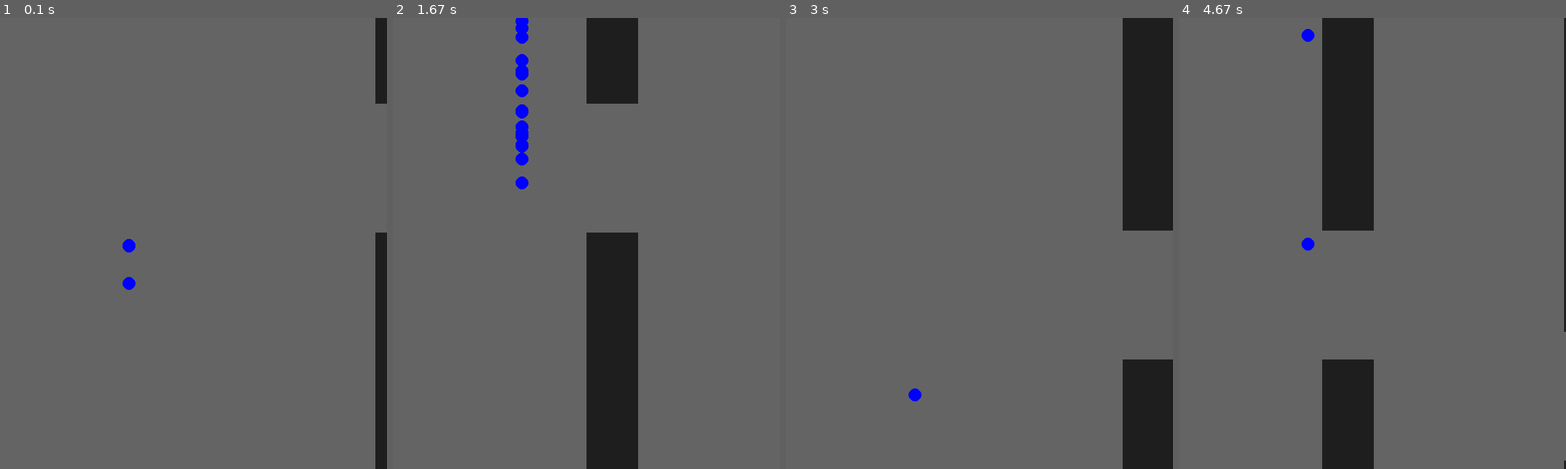
Above: before the commit, frames 1-4 (left to right).
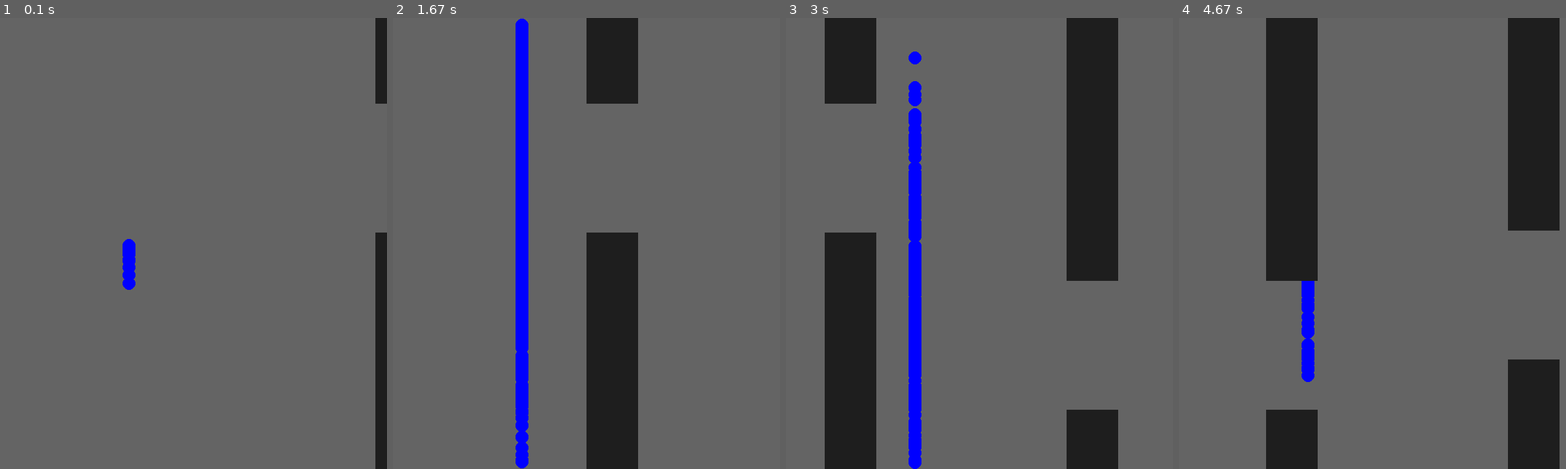
Above: after the commit, the same moments.

Repository: robaldis/FlappyBird
Game: pygame game, started from FlappyGame/main.py
The game is run twice, just before and just after one commit, with the same random seed, the same clock (stepped at 60 frames per second) and the same inputs.
Inputs:
- Up to frame 1 (0.1 s): no input
- Up to frame 2 (1.67 s): no input
- Up to frame 3 (3 s): no input
- Up to frame 4 (4.67 s): tap Space every 0.33 s from 3.33 to 4.33 s

The runs differ from the first frame. In frame 1, 0.2% of the frame differs, in the area x 31-35%, y 51-58%; in frame 2, 2.5%; in frame 3, 31%, in the area x 10-100%, y 0-100%; in frame 4, 30%.

Commit message:
Working on the genetic algo and mutation func

Diff:
--- a/FlappyGame/bird.py
+++ b/FlappyGame/bird.py
@@ -16,7 +16,7 @@
         self.bheight = 10
         self.bwidth = 10
         if brain == None:
-            self.brain = nn.NeuralNetwrok(2,6,1, 0.1)
+            self.brain = nn.NeuralNetwrok(5,6,1, 0.1)
         else:
             self.brain = brain
 
@@ -37,16 +37,22 @@
                 closest = pipe
                 closestD = d
 
+
         input = []
         if (closest != None):
             # Inputs
-            input.append(self.x - closest.x)
-            input.append(self.y - closest.top)
+            input.append(self.y)
+            input.append(closest.x)
+            input.append(closest.top)
+            input.append(closest.bottom)
+            input.append(self.vel)
 
-        if (len(input) != 2):
+        if (len(input) != 5):
             print("ERROR")
             input.append(0)
             input.append(0)
+            input.append(0)
+
         # Brain predicts if it should flap or not
         output = self.brain.predict(input)
         # To Flap or not to Flap
@@ -54,13 +60,19 @@
             self.up()
 
 
-    def mutate(self,n):
-        self.brain.mutate(n)
+    def mutate(self, rate):
+        self.brain.mutate(self.brain.weights_ho, rate)
+        self.brain.mutate(self.brain.weights_ih, rate)
+        self.brain.mutate(self.brain.bias_h, rate)
+        self.brain.mutate(self.brain.bias_o, rate)
+
 
 
     def update(self):
         self.vel += self.gravity
         self.y += self.vel
+
+        self.score += 1
 
         if (self.y >= self.height - self.bheight):
               self.y = self.height - self.bheight
--- a/FlappyGame/main.py
+++ b/FlappyGame/main.py
@@ -6,7 +6,7 @@
 WIDTH = 600
 HEIGHT = 700
 
-GEN_SIZE = 100
+GEN_SIZE = 2000
 
 BLUE = (0,0,255)
 GREY = (30,30,30)
@@ -19,11 +19,14 @@
 savedBirds = list()
 pipes = []
 
+generation = 1
+print (f"Generation Number: {generation}")
+
 pcounter = 125
 
 
 # Start the first generation of birds
-for i in range(GEN_SIZE):
+for i in range(20000):
     birds.append(Bird(WIDTH, HEIGHT))
 
 
@@ -42,6 +45,7 @@
     if pygame.key.get_pressed()[pygame.K_SPACE]:
         bird.up()
 
+    # pygame.draw.circle(game_display, BLUE, (int(birds[0].x), int(birds[0].y)), birds[0].size)
     # Update All the birds
     for bird in birds:
         # Updating the bird
@@ -53,19 +57,25 @@
 
         # For each bird check each pipe to see if it has hit
         for pipe in pipes:
-            if (pipe.scored(bird)):
-                print("Scored")
-
             if (pipe.hits(bird)):
                 # Remove the bird from the list
                 savedBirds.append(bird)
                 birds.remove(bird)
                 continue #
         if bird.y > HEIGHT - 20:
-            if (bird):
-                # Remove the bird from the list
-                savedBirds.append(bird)
+            # Remove the bird from the list
+            savedBirds.append(bird)
+            try:
                 birds.remove(bird)
+            except:
+                continue
+        if bird.y < (0 + 20):
+            # Remove the bird from the list
+            savedBirds.append(bird)
+            try:
+                birds.remove(bird)
+            except:
+                continue
 
     # Update and draw pipes
     for pipe in pipes:
@@ -84,38 +94,60 @@
     pass
 
 
+def normalize(birds):
+    for i in range(len(birds)):
+        birds[i].score = pow(birds[i].score, 2)
+
+
+
 def calculateFitness():
     sum = 0
     for bird in savedBirds:
         sum += bird.score
-        print(f"score {bird.score}")
 
-    print(f"this is the sum {sum}")
     for bird in savedBirds:
-        bird.fitness += bird.score / sum
+        bird.fitness = bird.score / sum
 
 
 def pickOne():
     fitness = 0
+    index = 0
     bird = None
-    for sbird in savedBirds:
-        if sbird.fitness > fitness:
-            fitness = sbird.fitness
-            bird = sbird
-    child = Bird(WIDTH,HEIGHT, bird.brain)
-    #child.mutate(random.uniform(0,0.1))
+    r = random.random()
+    while (r >  0):
+        r = r - savedBirds[index].fitness
+        index += 1
+
+
+    for b in savedBirds:
+        if (fitness < b.fitness):
+            fitness = b.fitness
+            bird = b
+    index -= 1
+    # bird = savedBirds[index]
+    child = Bird(WIDTH,HEIGHT, bird.brain.copy())
+    #print (child.brain.weights_ho)
+    child.mutate(0.2)
+    #print (child.brain.weights_ho)
 
     return child
 
 
 def nextGeneration():
+    global generation, savedBirds
+    generation += 1
+    print (f"Generation Number: {generation}")
 
+
+    # normalize(savedBirds)
     calculateFitness()
 
     # Make a new generation
     for i in range(GEN_SIZE):
         birds.append(pickOne())
     savedBirds = list()
+    #for i in range (len(birds)):
+        #birds[i].mutate()
 
 
 def drawPipes(pipes):
--- a/FlappyGame/neuralNetwork.py
+++ b/FlappyGame/neuralNetwork.py
@@ -1,33 +1,42 @@
-from numpy import *
+import numpy as np
 from random import *
 import math
 import scipy.special
 
 
 def matrixAdd(a, b):
-    for i in range((size(a, 0))):
-        for j in range(size(a, 1)):
+    for i in range((np.size(a, 0))):
+        for j in range(np.size(a, 1)):
             a[i][j] += b[i][j]
 
 class NeuralNetwrok (object):
 
-    def __init__(self,input_nodes,hidden_nodes, output_nodes,lr):
+    def __init__(self,input_nodes,hidden_nodes, output_nodes,lr, oldBrain = None):
         self.input_nodes = input_nodes
         self.hidden_nodes = hidden_nodes
         self.output_nodes = output_nodes
 
-        # Make the weights between the input and hidden and hidden and output
-        self.weights_ih = ndarray(shape = (self.hidden_nodes, self.input_nodes))
-        self.weights_ho = ndarray(shape = (self.output_nodes, self.hidden_nodes))
-        # randomise the weights
-        self.weights_ih = self.randomWeights(self.weights_ih)
-        self.weights_ho = self.randomWeights(self.weights_ho)
+        if (oldBrain != None):
+            self.weights_ih = oldBrain.weights_ih
+            self.weights_ho = oldBrain.seights_ho
+            self.bias_h = oldbrain.bias_h
+            self.bias_o = oldbrain.bias_o
 
-        # Create the bias arrays
-        self.bias_h = ndarray(shape = (self.hidden_nodes,1))
-        self.bias_o = ndarray(shape = (self.output_nodes, 1))
-        self.bias_h = self.randomWeights(self.bias_h)
-        self.bias_o = self.randomWeights(self.bias_o)
+
+        else:
+            # Make the weights between the input and hidden and hidden and output
+            self.weights_ih = np.ndarray(shape = (self.hidden_nodes, self.input_nodes))
+            self.weights_ho = np.ndarray(shape = (self.output_nodes, self.hidden_nodes))
+            # randomise the weights
+            self.weights_ih = self.randomWeights(self.weights_ih)
+            self.weights_ho = self.randomWeights(self.weights_ho)
+
+            # Create the bias arrays
+            self.bias_h = np.ndarray(shape = (self.hidden_nodes,1))
+            self.bias_o = np.ndarray(shape = (self.output_nodes, 1))
+            self.bias_h = self.randomWeights(self.bias_h)
+            self.bias_o = self.randomWeights(self.bias_o)
+
 
         self.lr = lr
 
@@ -39,22 +48,22 @@
 
     def predict(self, inputArray):
         # convert inputs list to 2d array
-        input = array(inputArray, ndmin=2).T
+        input = np.array(inputArray, ndmin=2).T
 
         # Calculate singnals into the hidden layer
-        hiddenInput = dot(self.weights_ih, input)
+        hiddenInput = np.dot(self.weights_ih, input)
         hiddenInput = hiddenInput + self.bias_h
         hiddenOutput = self.activation_function(hiddenInput)
         # hiddenOutput = matrix.transpose(hiddenOutput)
 
 
         # Calclate signals into the final layer
-        finalInput = dot(self.weights_ho, hiddenOutput)
+        finalInput = np.dot(self.weights_ho, hiddenOutput)
         finalInput = finalInput + self.bias_o
         finalOutput = self.activation_function(finalInput)
 
-        for i in range((size(finalOutput, 0))):
-            for j in range(size(finalOutput, 1)):
+        for i in range((np.size(finalOutput, 0))):
+            for j in range(np.size(finalOutput, 1)):
                 finalOutput[i][j] = round(finalOutput[i][j], 2)
 
 
@@ -64,20 +73,20 @@
     def gradientDecent(self, inputArray, targetArray):
 
         # convert inputs list to 2d array
-        input = array(inputArray, ndmin=2).T
+        input = np.array(inputArray, ndmin=2).T
 
         # Calculate singnals into the hidden layer
-        hiddenInput = dot(self.weights_ih, input)
+        hiddenInput = np.dot(self.weights_ih, input)
         hiddenInput = hiddenInput + self.bias_h
         hiddenOutput = self.activation_function(hiddenInput)
         # hiddenOutput = matrix.transpose(hiddenOutput)
 
         # Calclate signals into the final layer
-        finalInputs = dot(self.weights_ho, hiddenOutput)
+        finalInputs = np.dot(self.weights_ho, hiddenOutput)
         finalInputs = finalInputs + self.bias_o
         finalOutputs = self.activation_function(finalInputs)
 
-        target = array(targetArray, ndmin=2).T
+        target = np.array(targetArray, ndmin=2).T
 
         # Calculate the errors for the output layer
         outputErrors = target - finalOutputs
@@ -86,7 +95,7 @@
         outputGradiants = outputGradiants * self.lr
 
         # Calclate deltas
-        hidden_T = matrix.transpose(hiddenOutput)
+        hidden_T = np.matrix.transpose(hiddenOutput)
         weights_ho_deltas = outputGradiants * hidden_T
 
         # Change the weights by the deltas
@@ -95,7 +104,7 @@
         self.bias_o += outputGradiants
 
         # Calculate the hidden layer errors
-        who_T = matrix.transpose(self.weights_ho)
+        who_T = np.matrix.transpose(self.weights_ho)
         hiddenErrors = who_T * outputErrors
 
         # Hidden layer gradiant
@@ -104,7 +113,7 @@
         hiddenGradiants = hiddenGradiants * self.lr
 
         # Calculate deltas
-        input_t = matrix.transpose(input)
+        input_t = np.matrix.transpose(input)
         weights_ih_deltas = hiddenGradiants * input_t
 
         # change the weights by the deltas
@@ -115,19 +124,37 @@
 
 
     def copy(self):
-        return NeuralNetwrok(self)
 
-    def mutate(self, mutation):
-        # Add in how the weights mutate
-        self.weights_ho = self.weights_ho + mutation
-        self.weights_ih = self.weights_ih + mutation
-        self.bias_h = self.bias_h + mutation
-        self.bias_o = self.bias_o + mutation
-        pass
+        tempBrain = NeuralNetwrok(self.input_nodes, self.hidden_nodes, self.output_nodes, self)
+        return tempBrain
+
+    def mutate(self, list, probability):
+        # # Mutation changes a single gene in each offspring randomly.
+        # for idx in range(weight.shape[0]):
+        #     for idy in range (weight.shape[1]):
+        #         r = random()
+        #         if (r < rate):
+        #             # The random value to be added to the gene.
+        #             random_value = uniform(-1.0, 1.0)
+        #
+        #             weight[idx, idy] = weight[idx, idy] + (random_value * 0.01)
+        #
+        # # return weight
+
+        temp = list   # Cast to numpy array
+        shape = temp.shape       # Store original shape
+        temp = temp.flatten()    # Flatten to 1D
+        num_to_change = int(len(temp) * probability)
+        inds = np.random.choice(
+            temp.size, size=num_to_change)   # Get random indices
+        # multiply weights by random # from -2 to 2)
+        temp[inds] = temp[inds] + np.random.uniform(-2, 2, size=num_to_change)
+        temp = temp.reshape(shape)                     # Restore original shape
+        return temp
 
 
     def randomWeights(self, n):
-        for i in range(size(n, 0)):
-            for j in range(size(n, 1)):
+        for i in range(np.size(n, 0)):
+            for j in range(np.size(n, 1)):
                 n[i][j] = uniform(-1,1)
         return n
